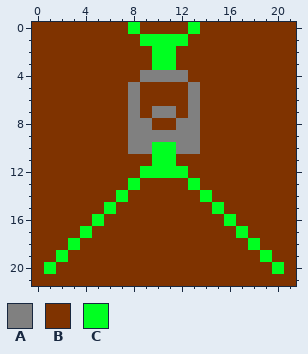
Edited in one commit: pixel-art sprite (src/main/resources/Obstacles/Door/Door_Front.png). That is the earlier state.
The file is 22x22 pixels.
Palette (. is transparent): A #808080  B #7f3300  C #00ff21
Pixels before, first column x 0:
 0 BBBBBBBBCBBBBCBBBBBBBB
 1 BBBBBBBBBCCCCBBBBBBBBB
 2 BBBBBBBBBBCCBBBBBBBBBB
 3 BBBBBBBBBBCCBBBBBBBBBB
 4 BBBBBBBBBAAAABBBBBBBBB
 5 BBBBBBBBABBBBABBBBBBBB
 6 BBBBBBBBABBBBABBBBBBBB
 7 BBBBBBBBABAABABBBBBBBB
 8 BBBBBBBBAABBAABBBBBBBB
 9 BBBBBBBBAAAAAABBBBBBBB
10 BBBBBBBBAACCAABBBBBBBB
11 BBBBBBBBBBCCBBBBBBBBBB
12 BBBBBBBBBCCCCBBBBBBBBB
13 BBBBBBBBCBBBBCBBBBBBBB
14 BBBBBBBCBBBBBBCBBBBBBB
15 BBBBBBCBBBBBBBBCBBBBBB
16 BBBBBCBBBBBBBBBBCBBBBB
17 BBBBCBBBBBBBBBBBBCBBBB
18 BBBCBBBBBBBBBBBBBBCBBB
19 BBCBBBBBBBBBBBBBBBBCBB
20 BCBBBBBBBBBBBBBBBBBBCB
21 BBBBBBBBBBBBBBBBBBBBBB
After the commit:
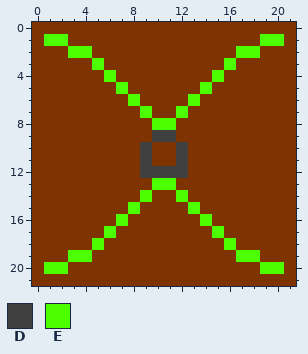
Colours new in this view: D #404040  E #4cff00
Difference:
Changed rows in their new state; - is an unchanged pixel.
first column x 1:
 0 -------B----B-------
 1 EE------BBBB------EE
 2 --EE-----BB-----EE--
 3 ----E----BB----E----
 4 -----E--BBBB--E-----
 5 ------EB----BE------
 6 -------E----E-------
 7 -------BEBBEB-------
 8 -------BBEEBB-------
 9 -------BBDDBB-------
10 -------BDBBDB-------
11 --------DBBD--------
12 --------DDDD--------
13 -------B-EE-B-------
14 ------B-E--E-B------
15 -----B-E----E-B-----
16 ----B-E------E-B----
17 ---B-E--------E-B---
18 --B-E----------E-B--
19 -BEE------------EEB-
20 EE----------------EE
